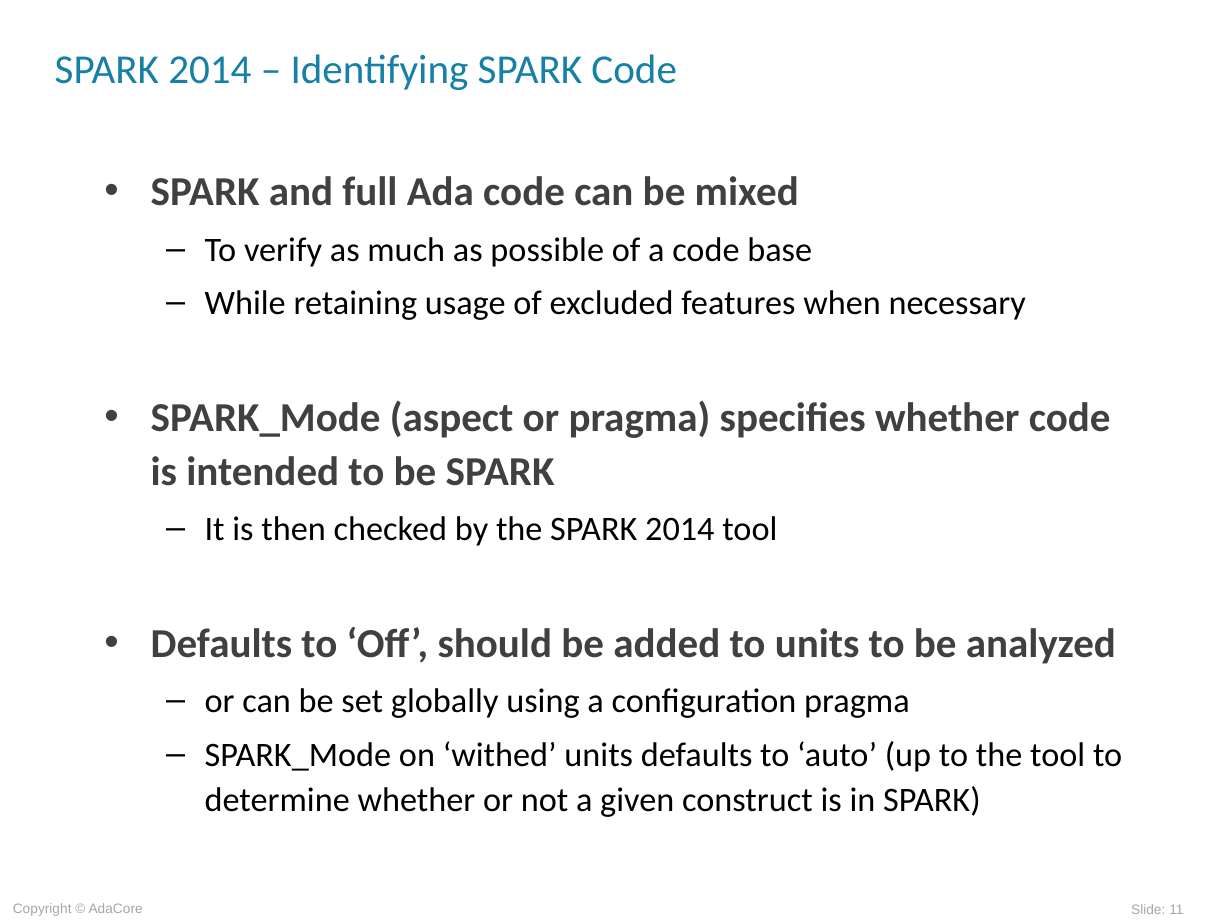
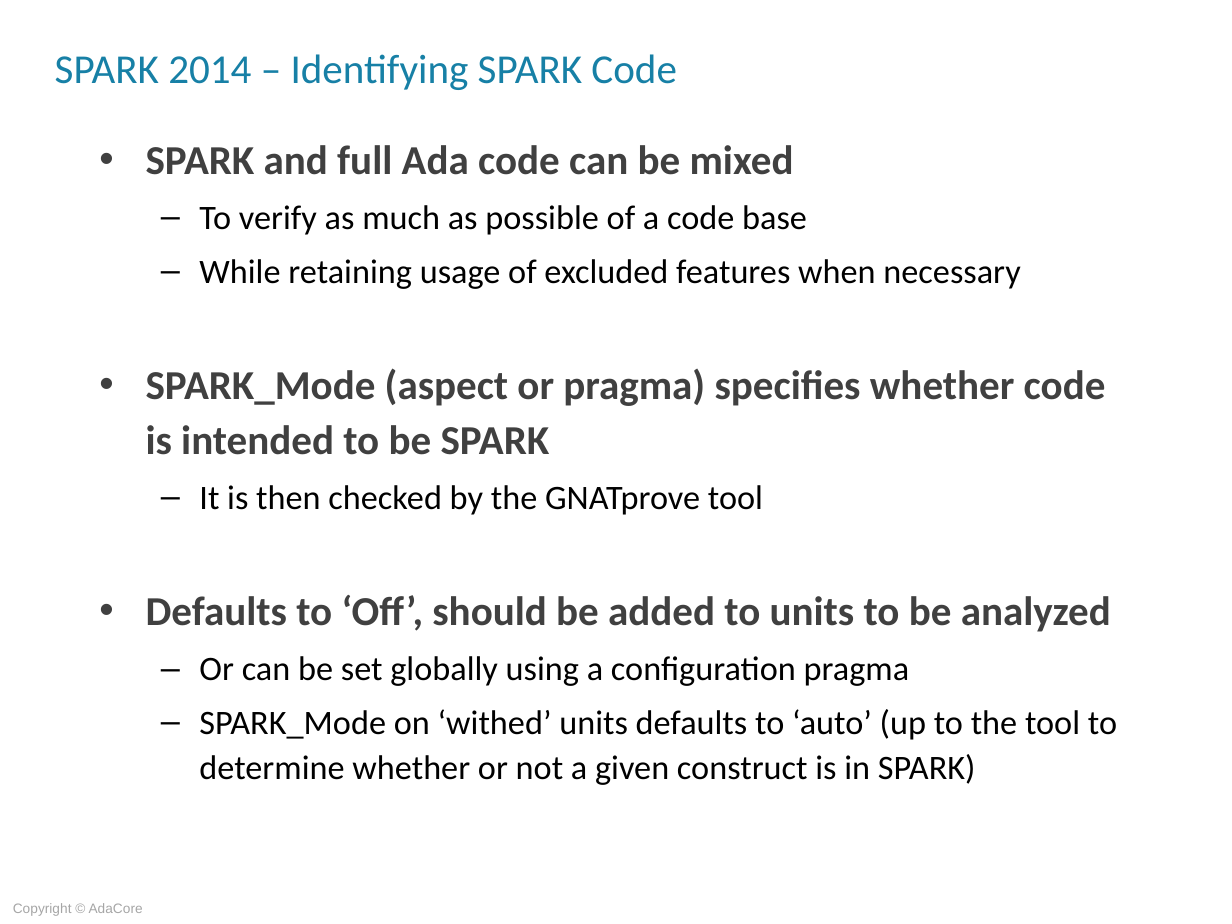
Before and after one commit to AdaCoreU/Courses, a slide deck: slide 12 of lectures/06_SPARK_2014/01_Overview/Slides/01_Overview.ppt (slide 11 before the commit). Drawn at 1232x924 pixels with LibreOffice and Linux fonts; fonts in the diff are those of the drawing; background and template pictures are left out. Boxes give left, top, right and bottom in pixels: in the first picture for what was removed or moved away, otherwise in the second. Text is boxed around its words. In the diff, an @@ line names an element or a change of style, - is before the commit and + after.

```diff
--- a/lectures/06_SPARK_2014/01_Overview/Slides/01_Overview.ppt
+++ b/lectures/06_SPARK_2014/01_Overview/Slides/01_Overview.ppt
@@ text "SPARK and full Ada code ...": place and size @@
-text "SPARK and full Ada code ..." at <box>151,176,1122,817</box>
+text "SPARK and full Ada code ..." at <box>146,145,1117,785</box>
@@ text at <box>199,485,763,515</box>: text changed @@
-  – It is then checked by the SPARK 2014 tool
+  – It is then checked by the GNATprove tool
@@ text at <box>199,656,910,686</box>: text changed @@
-  – or can be set globally using a configuration pragma
+  – Or can be set globally using a configuration pragma
@@ page number removed at <box>1131,904,1183,914</box> @@
-Slide: 11
```
Also in this commit, not shown: 33 other slides changed, 2 slides added, 2 slides removed, 1 other file.
